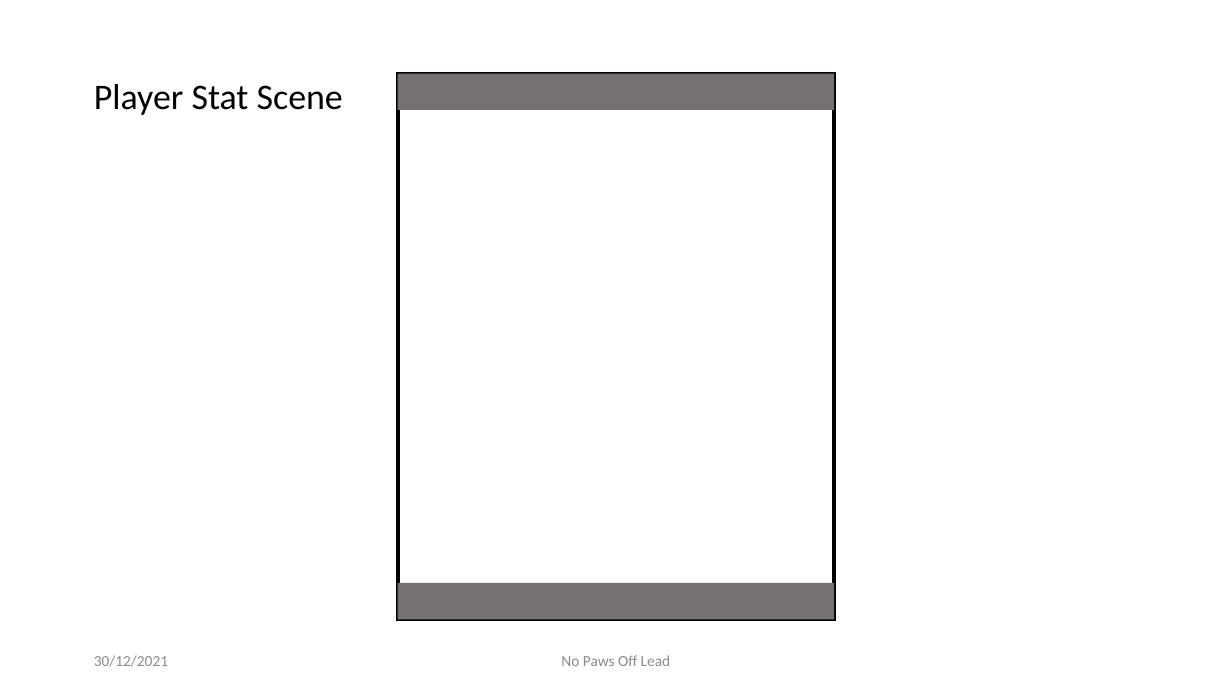
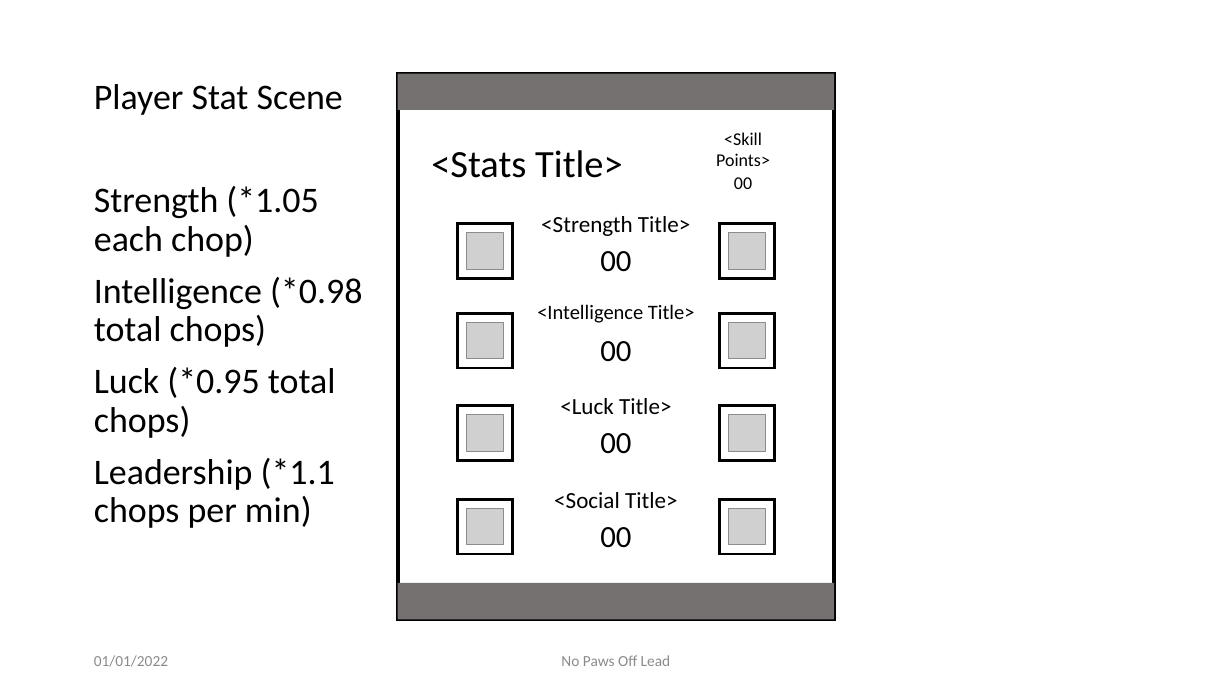
Before and after one commit to zkturman/LumberTim, a slide deck: slide 10 of Design/LumberTim Prototypes.pptx (slide 9 before the commit). Drawn at 1232x693 pixels with LibreOffice and Linux fonts; fonts in the diff are those of the drawing; grey boxes stand for pictures; background and template pictures are left out. Boxes give left, top, right and bottom in pixels: in the first picture for what was removed or moved away, otherwise in the second. Text is boxed around its words. In the diff, an @@ line names an element or a change of style, - is before the commit and + after.

```diff
--- a/Design/LumberTim Prototypes.pptx
+++ b/Design/LumberTim Prototypes.pptx
@@ text added at box(716, 132, 770, 166), 14 pt, text #000000 @@
+<Skill Points>
@@ text added at box(431, 150, 623, 178), 30 pt, text #000000 @@
+<Stats Title>
@@ text added at box(734, 177, 752, 189), 14 pt, text #000000 @@
+00
@@ text at box(94, 186, 362, 528): paragraphs added @@
+Strength (*1.05 each chop)
+Intelligence (*0.98 total chops)
+Luck (*0.95 total chops)
+Leadership (*1.1 chops per min)
@@ group added at box(457, 216, 775, 278): 2 rectangles, 2 texts, 2 pictures @@
+<Strength Title>
+00
@@ group added at box(457, 304, 775, 368): 2 rectangles, 2 texts, 2 pictures @@
+<Intelligence Title>
+00
@@ group added at box(457, 398, 775, 460): 2 rectangles, 2 texts, 2 pictures @@
+<Luck Title>
+00
@@ group added at box(457, 492, 775, 555): 2 rectangles, 2 texts, 2 pictures @@
+<Social Title>
+00
@@ text at box(94, 655, 168, 667): text changed @@
-30/12/2021
+01/01/2022
```
Also in this commit, not shown: 9 other slides changed, 1 slide added, 19 other files.
